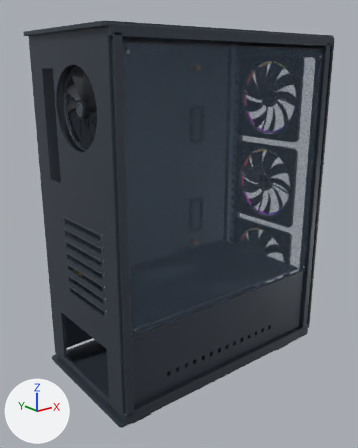
The glTF model assets/models/nexrig-case.glb, before and after one commit.
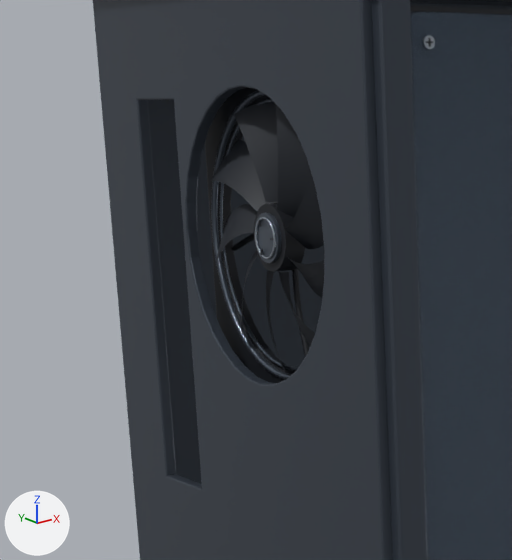
The first picture shows the older version from a camera (50 mm lens) standing at (-4.05, -5.88, 1.38) and looking at (0.14, -0.65, -0.71). The close-ups show the older and then the newer version on the part from 0% to 43% of the width and 9% to 46% of the height of that picture. Only the edits that show in the close-ups are written down. Every picture has the same lights, and +X, +Y and +Z are marked at lower left. Where no turn or scale is listed for an object, it has been applied to the vertices.

Before the edit, the objects in view are built like this:
```python
me_mesh_22 = bpy.data.meshes.new('Mesh_22')
me_mesh_22.from_pydata(...)  # 74 vertices, 132 faces; spans x -0.054..0.036, y -0.107..0.107, z -0.107..0.107
me_mesh_22.materials.append(mat_graphite_polymer)  # black #151920
me_mesh_3 = bpy.data.meshes.new('Mesh_3')
me_mesh_3.from_pydata(...)  # 8430 vertices, 16456 faces; spans x -1.44..1.98, y -1.66..0.32, z -2.87..1.83
me_mesh_3.materials.append(mat_graphite_polymer)  # black #151920
me_mesh_7 = bpy.data.meshes.new('Mesh_7')
me_mesh_7.from_pydata(...)  # 408 vertices, 812 faces; spans x -1.33..1.83, y -1.61..-1.6, z -1.54..1.62
me_mesh_7.materials.append(mat_smoked_side_glass)  # blue #758ba4
ob_mesh_22 = bpy.data.objects.new('Mesh_22', me_mesh_22)
ob_mesh_22.location = (-1.375, -0.87, 0.96)
ob_mesh_3 = bpy.data.objects.new('Mesh_3', me_mesh_3)
ob_mesh_3.location = (0.0, 0.0, 0.0)
ob_mesh_7 = bpy.data.objects.new('Mesh_7', me_mesh_7)
ob_mesh_7.location = (0.0, 0.0, 0.0)
# also in view: 'Mesh_0' at (0.25, -0.68, -0.51); 'Mesh_23' at (-1.41, -0.87, 0.96); 'Mesh_4' at (0.24, -0.57, -0.34); 'Mesh_21' at (-1.38, -0.87, 0.96)
```
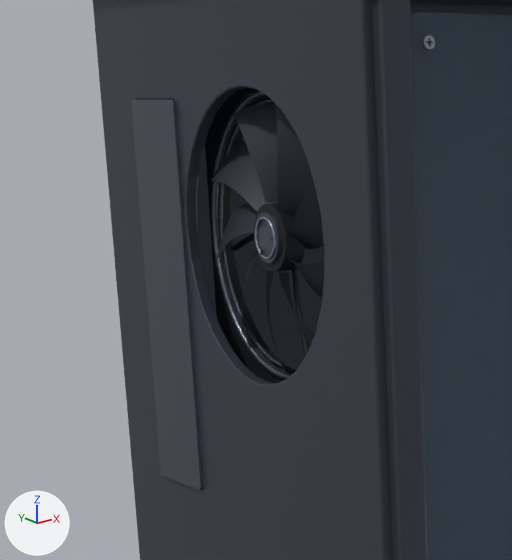
Location of each change, (x1, y1, x2, y2) in pixels of the close-ups (512 x 560 px):
'Mesh_31', added: after (132, 100, 204, 490)

The change in detail:
Mesh me_mesh_31 is new.
It has 408 vertices, 812 faces and spans x -0.012..0.002, y -0.165..0.165, z -0.665..0.665.
It uses material mat_case_edge_trim (greyish blue #626b77).
Object 'Mesh_31' (ob_mesh_31) is new; it shows me_mesh_31.
Its location is (-1.477, -0.23, 0.72).
